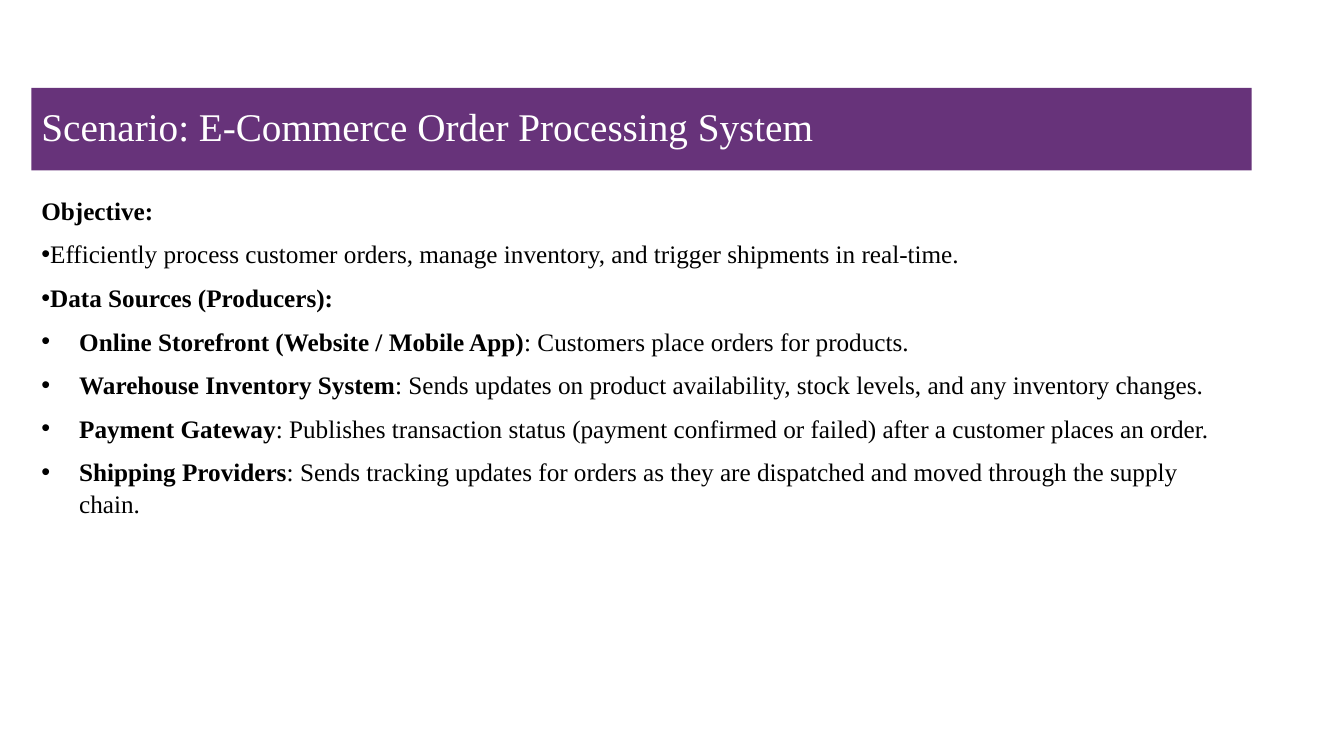
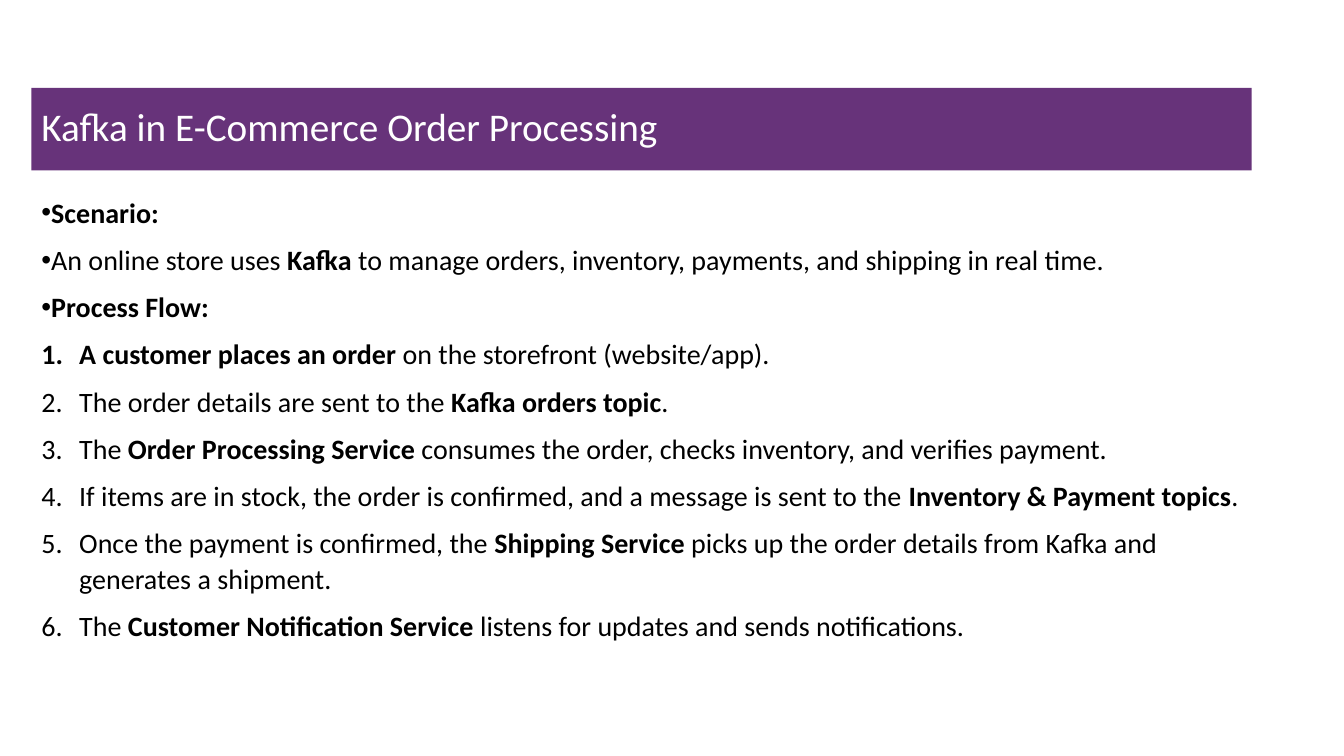
Before and after one commit to msfasha/307401-Big-Data, a slide deck: slide 23 of Lecture Notes/Section 2 - Introduction to Hadoop Eco System/2-Introduction to Hadoop Eco System.pptx. Drawn at 1344x756 pixels with LibreOffice and Linux fonts; fonts in the diff are those of the drawing; background and template pictures are left out. Boxes give left, top, right and bottom in pixels: in the first picture for what was removed or moved away, otherwise in the second. Text is boxed around its words. In the diff, an @@ line names an element or a change of style, - is before the commit and + after.

Commit message:
some modifications to the kafka part

```diff
--- a/Lecture Notes/Section 2 - Introduction to Hadoop Eco System/2-Introduction to Hadoop Eco System.pptx
+++ b/Lecture Notes/Section 2 - Introduction to Hadoop Eco System/2-Introduction to Hadoop Eco System.pptx
@@ title at (41,113,658,148): text changed; font Times New Roman to Calibri @@
-Scenario: E-Commerce Order Processing System
+Kafka in E-Commerce Order Processing
@@ text at (51,203,1239,641): text changed; size 18 to 20 pt; font Times New Roman to Calibri @@
-Objective:
-• Efficiently process customer orders, manage inventory, and trigger shipments in real-time.
-• Data Sources (Producers):
-• Online Storefront (Website / Mobile App): Customers place orders for products.
-• Warehouse Inventory System: Sends updates on product availability, stock levels, and any inventory changes.
-• Payment Gateway: Publishes transaction status (payment confirmed or failed) after a customer places an order.
-• Shipping Providers: Sends tracking updates for orders as they are dispatched and moved through the supply chain.
+• Scenario:
+• An online store uses Kafka to manage orders, inventory, payments, and shipping in real time.
+• Process Flow:
+1. A customer places an order on the storefront (website/app).
+2. The order details are sent to the Kafka orders topic.
+3. The Order Processing Service consumes the order, checks inventory, and verifies payment.
+4. If items are in stock, the order is confirmed, and a message is sent to the Inventory & Payment topics.
+5. Once the payment is confirmed, the Shipping Service picks up the order details from Kafka and generates a shipment.
+6. The Customer Notification Service listens for updates and sends notifications.
```
Also in this commit, not shown: 2 other slides changed, 2 slides added, 5 slides removed, 1 other file.
